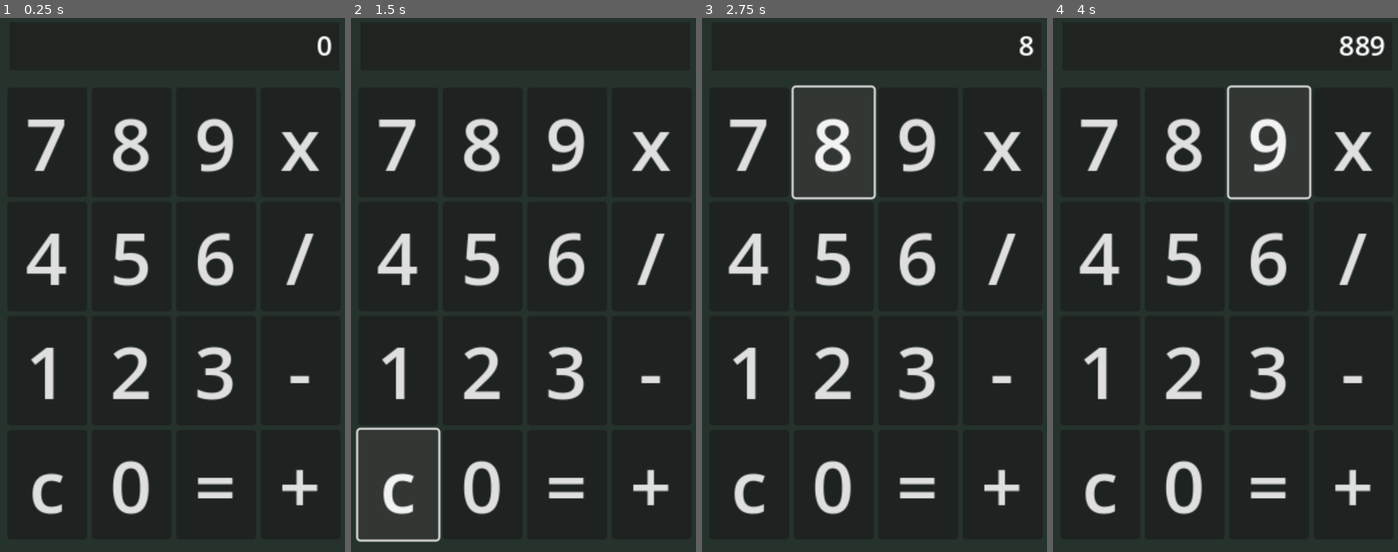
Above: before the commit, frames 1-4 (left to right).
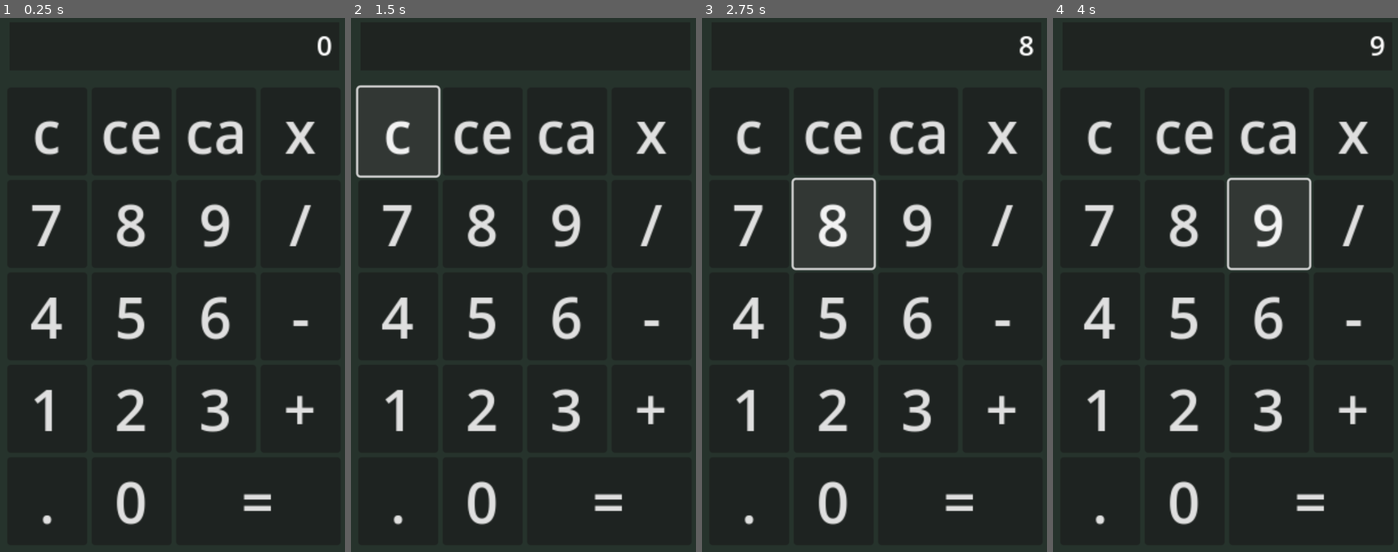
Above: after the commit, the same moments.

Repository: kingptvoi/calculator-app
Game: Godot game, scene res://calculator.tscn
Same seed, same stepped clock (60 frames per second), same inputs: the game is played once before the commit and once after it. The project has no main scene, so this scene is started directly.
Inputs (mouse positions are in pixels of both pictures, inside the frame that each line leads up to):
- Up to frame 1 (0.25 s): no input
- Up to frame 2 (1.5 s): click "7" at 0.5 s; click "c" at 1.25 s
- Up to frame 3 (2.75 s): click "8" at 2 s
- Up to frame 4 (4 s): click (1184, 130) at 2.75 s, where only the run after the commit has a clickable "ce"; click "9" at 3.5 s

The runs differ from the first frame. In frame 1, 11% of the frame differs, in the area x 7-93%, y 18-95%; in frame 2, 12%; in frame 3, 12%; in frame 4, 12%, in the area x 7-93%, y 3-95%.

Commit message:
added clear everything and clear all buttons; additionally i implemented float support for the opperations (added a '.' button to insert commas in the numbers), although it has some bugs it mostly works - i need to figure it out

Diff:
--- a/button_theme.tres
+++ b/button_theme.tres
@@ -1,4 +1,4 @@
 [gd_resource type="Theme" format=3 uid="uid://dqoqk88xshw25"]
 
 [resource]
-default_font_size = 64
+default_font_size = 50
--- a/calculator.gd
+++ b/calculator.gd
@@ -18,7 +18,11 @@
 
 func on_number_pressed(number: int) -> void:
 	if display_value == "0":
-		display_value = str(number)
+		if current_opperation == ".":
+			display_value += str(".")
+			change_display(display_value)
+		else:
+			display_value = str(number)
 	else:
 		display_value += str(number)
 	change_display(display_value)
@@ -26,11 +30,27 @@
 
 func on_symbol_pressed(symbol: String) -> void:
 	print(symbol)
+	if symbol == "ce":
+		display_value = "0"
+		change_display(display_value)
+	if symbol == "ca":
+		display_value = "0"
+		last_value = str(0)
+		current_opperation = ""
+		change_display(display_value)
 	if symbol == "clear":
 		if display_value == "0":
 			pass
 		else:
 			display_value = display_value.left(display_value.length() - 1)
+			change_display(display_value)
+
+	if symbol == ".":
+		if current_opperation == ".":
+			pass
+		else:
+			current_opperation = "."
+			display_value += str(".")
 			change_display(display_value)
 
 	if symbol == "+":
--- a/calculator.tscn
+++ b/calculator.tscn
@@ -42,6 +42,12 @@
 horizontal_alignment = 2
 vertical_alignment = 1
 
+[node name="top_row" type="GridContainer" parent="."]
+layout_mode = 0
+offset_right = 107.0
+offset_bottom = 96.0
+columns = 2
+
 [node name="buttons" type="GridContainer" parent="."]
 layout_mode = 1
 offset_left = 10.0
@@ -49,6 +55,21 @@
 offset_right = 228.0
 offset_bottom = 469.0
 columns = 3
+
+[node name="clear" type="Button" parent="buttons"]
+layout_mode = 2
+theme = ExtResource("1_q3t4y")
+text = "c"
+
+[node name="ce" type="Button" parent="buttons"]
+layout_mode = 2
+theme = ExtResource("1_q3t4y")
+text = "ce"
+
+[node name="ca" type="Button" parent="buttons"]
+layout_mode = 2
+theme = ExtResource("1_q3t4y")
+text = "ca"
 
 [node name="7" type="Button" parent="buttons"]
 custom_minimum_size = Vector2(70, 0)
@@ -98,20 +119,15 @@
 theme = ExtResource("1_q3t4y")
 text = "3"
 
-[node name="clear" type="Button" parent="buttons"]
+[node name="comma" type="Button" parent="buttons"]
 layout_mode = 2
 theme = ExtResource("1_q3t4y")
-text = "c"
+text = "."
 
 [node name="0" type="Button" parent="buttons"]
 layout_mode = 2
 theme = ExtResource("1_q3t4y")
 text = "0"
-
-[node name="=" type="Button" parent="buttons"]
-layout_mode = 2
-theme = ExtResource("1_q3t4y")
-text = "="
 
 [node name="operations" type="GridContainer" parent="."]
 layout_mode = 0
@@ -142,10 +158,23 @@
 theme = ExtResource("1_q3t4y")
 text = "+"
 
+[node name="=" type="Button" parent="."]
+custom_minimum_size = Vector2(144, 0)
+layout_mode = 2
+offset_left = 158.0
+offset_top = 397.0
+offset_right = 228.0
+offset_bottom = 474.0
+theme = ExtResource("1_q3t4y")
+text = "="
+
 [node name="Camera2D" type="Camera2D" parent="."]
 anchor_mode = 0
 zoom = Vector2(2.4, 2.4)
 
+[connection signal="pressed" from="buttons/clear" to="." method="on_symbol_pressed" binds= ["clear"]]
+[connection signal="pressed" from="buttons/ce" to="." method="on_symbol_pressed" binds= ["ce"]]
+[connection signal="pressed" from="buttons/ca" to="." method="on_symbol_pressed" binds= ["ca"]]
 [connection signal="pressed" from="buttons/7" to="." method="on_number_pressed" binds= [7]]
 [connection signal="pressed" from="buttons/8" to="." method="on_number_pressed" binds= [8]]
 [connection signal="pressed" from="buttons/9" to="." method="on_number_pressed" binds= [9]]
@@ -155,10 +184,10 @@
 [connection signal="pressed" from="buttons/1" to="." method="on_number_pressed" binds= [1]]
 [connection signal="pressed" from="buttons/2" to="." method="on_number_pressed" binds= [2]]
 [connection signal="pressed" from="buttons/3" to="." method="on_number_pressed" binds= [3]]
-[connection signal="pressed" from="buttons/clear" to="." method="on_symbol_pressed" binds= ["clear"]]
+[connection signal="pressed" from="buttons/comma" to="." method="on_symbol_pressed" binds= ["."]]
 [connection signal="pressed" from="buttons/0" to="." method="on_number_pressed" binds= [0]]
-[connection signal="pressed" from="buttons/=" to="." method="on_symbol_pressed" binds= ["="]]
 [connection signal="pressed" from="operations/mult" to="." method="on_symbol_pressed" binds= ["*"]]
 [connection signal="pressed" from="operations/div" to="." method="on_symbol_pressed" binds= ["/"]]
 [connection signal="pressed" from="operations/sub" to="." method="on_symbol_pressed" binds= ["-"]]
 [connection signal="pressed" from="operations/add" to="." method="on_symbol_pressed" binds= ["+"]]
+[connection signal="pressed" from="=" to="." method="on_symbol_pressed" binds= ["="]]
